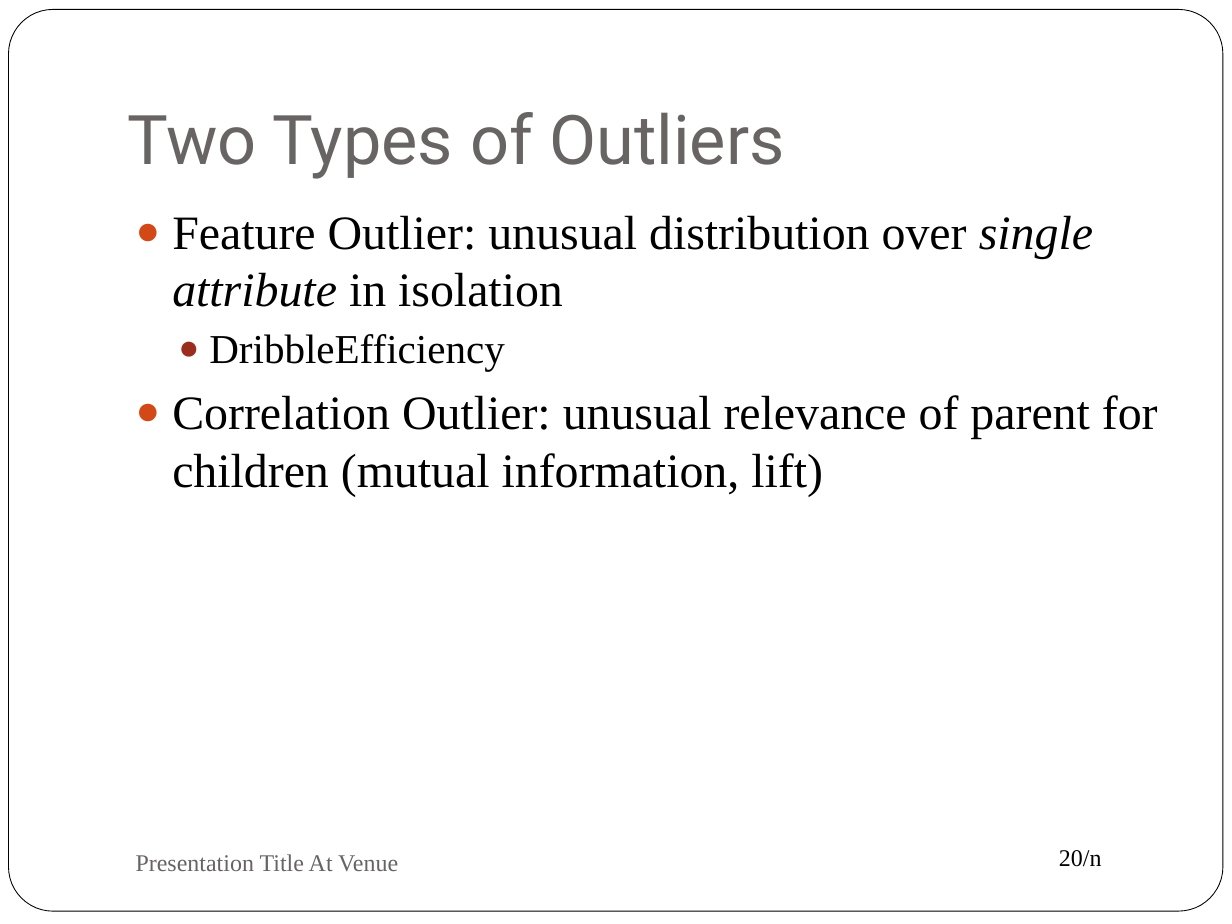
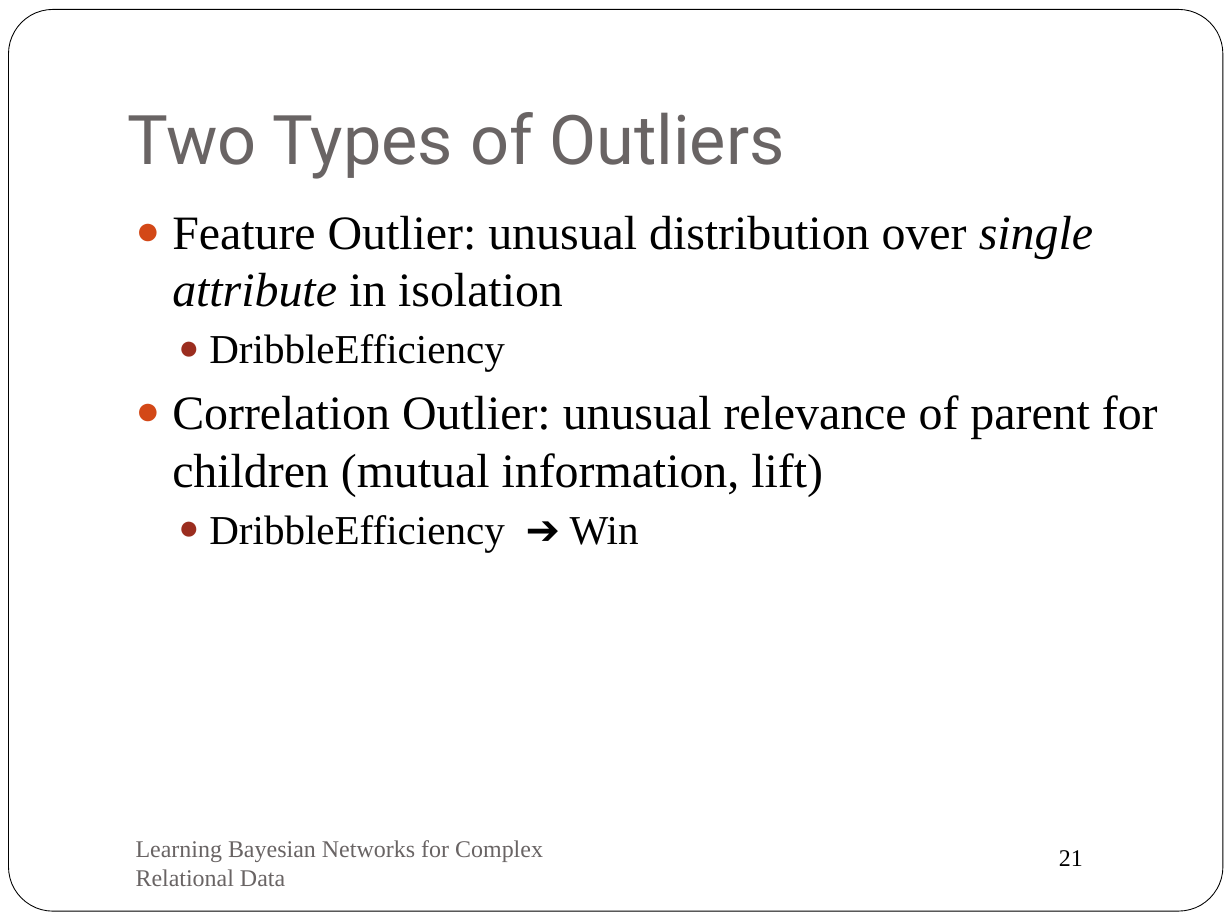
Before and after one commit to oschulte/srl-tutorial-slides, a slide deck: slide 21 of ch6-anomaly.pptx (slide 20 before the commit). Drawn at 1232x924 pixels with LibreOffice and Linux fonts; fonts in the diff are those of the drawing. Boxes give left, top, right and bottom in pixels: in the first picture for what was removed or moved away, otherwise in the second. Text is boxed around its words. In the diff, an @@ line names an element or a change of style, - is before the commit and + after.

```diff
--- a/ch6-anomaly.pptx
+++ b/ch6-anomaly.pptx
@@ text at (x1=209, y1=515, x2=639, y2=552): paragraph added @@
+  ● DribbleEfficiency ➔ Win
@@ text at (x1=136, y1=840, x2=543, y2=886): text changed @@
-Presentation Title At Venue
+Learning Bayesian Networks for Complex Relational Data
@@ page number at (x1=1059, y1=850, x2=1083, y2=866): text changed @@
-20/n
+21
```
Also in this commit, not shown: 21 other slides changed, 2 slides added, 2 slides removed.
